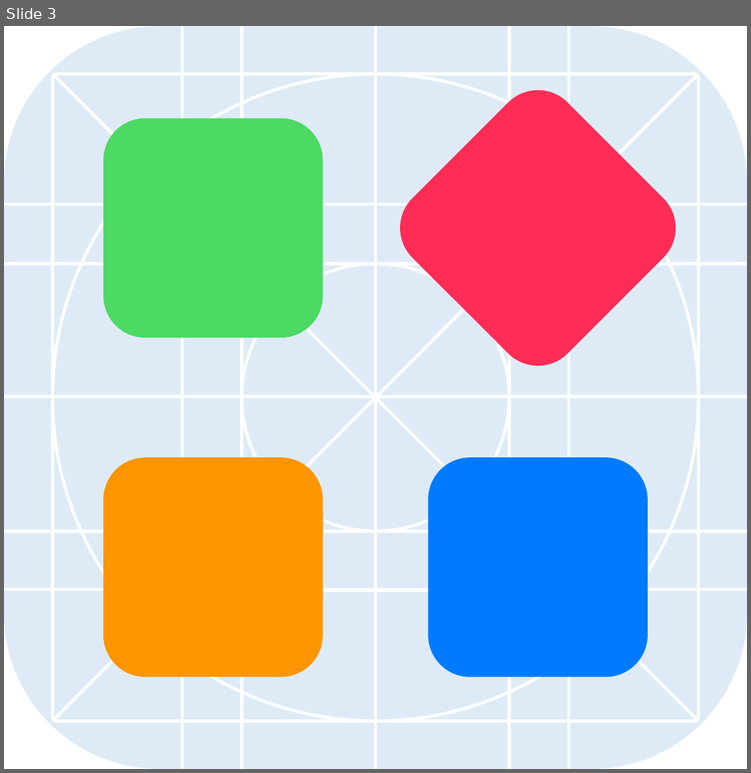
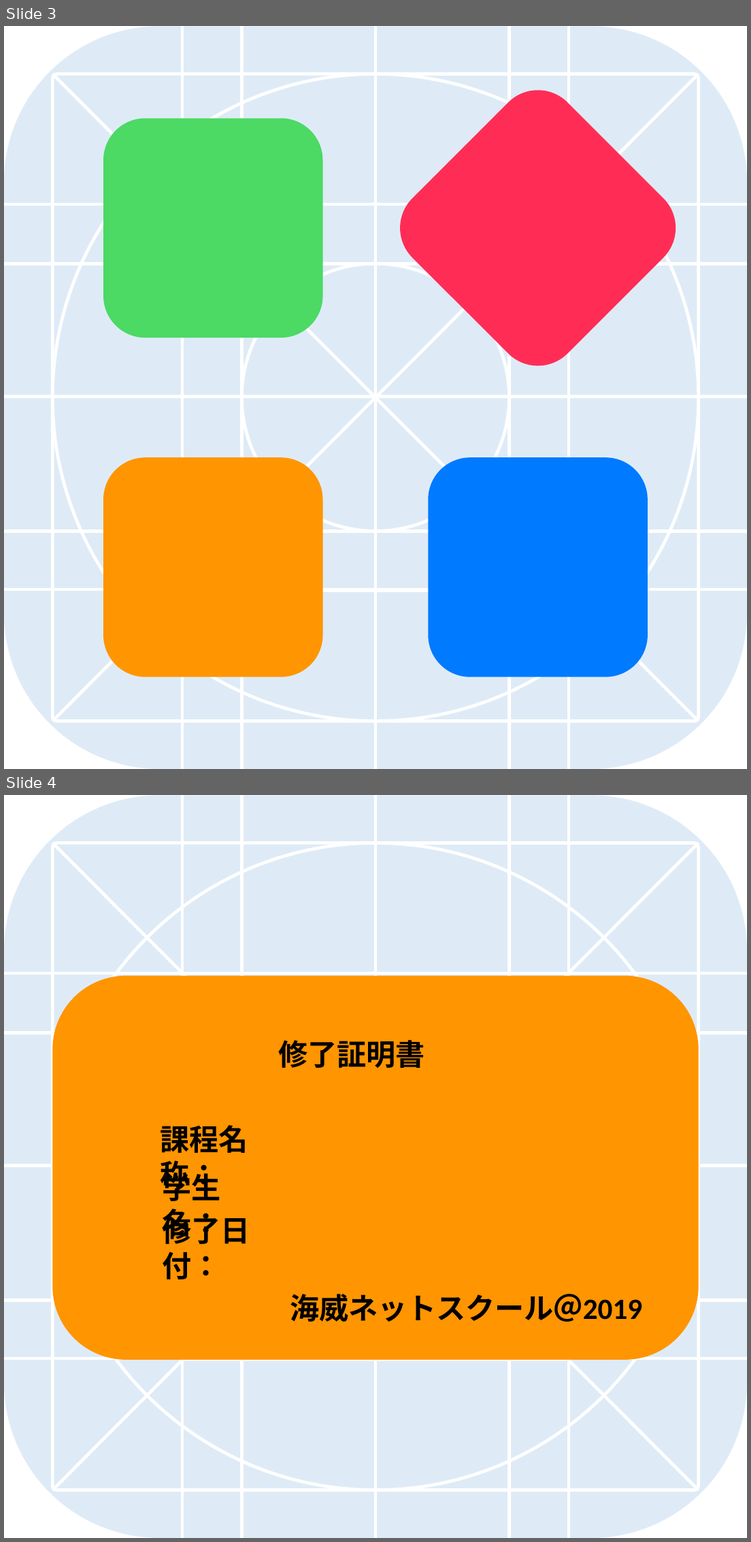
Before and after one commit to tangzitong/wohApp, a slide deck: design/icon-template.pptx. Shown one above the other, each under a label of ours: slide 3 before the commit, slides 3 and 4 after it. The pictures are 751x773 and 751x1542 pixels, drawn with LibreOffice and Linux fonts; fonts in the diff are those of the drawing. Boxes give left, top, right and bottom in pixels: in the first picture for what was removed or moved away, otherwise in the second. Text is boxed around its words. In the diff, an @@ line names an element or a change of style, - is before the commit and + after.

```diff
--- a/design/icon-template.pptx
+++ b/design/icon-template.pptx
@@ slide 4 added at bbox=[4, 795, 747, 1538], background #FFFFFF @@
@@ rounded rectangle added at bbox=[52, 975, 698, 1359], fill #FF9500 @@
@@ text added at bbox=[278, 1040, 424, 1068], 28 pt, text #000000, bold @@
+修了証明書
@@ text added at bbox=[160, 1125, 248, 1192], 28 pt, text #000000, bold @@
+課程名称：
@@ group added at bbox=[4, 795, 747, 1538]: 12 lines, 5 rounded rectangles @@
@@ text added at bbox=[162, 1168, 221, 1240], 28 pt, text #000000, bold @@
+学生名：
@@ text added at bbox=[162, 1212, 250, 1279], 28 pt, text #000000, bold @@
+修了日付：
@@ text added at bbox=[290, 1293, 642, 1321], 28 pt, text #000000, bold @@
+海威ネットスクール＠2019
```
Also in this commit, not shown: 9 other files.
